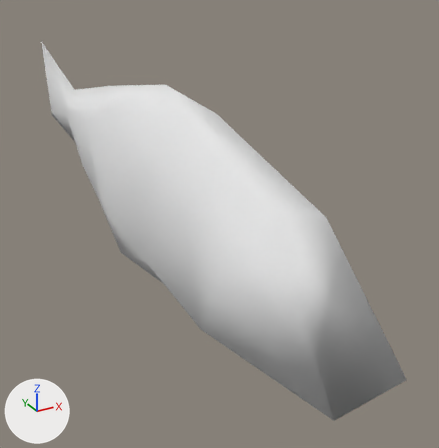
Renders of the OBJ model data/models/trout.obj from each side of a commit.
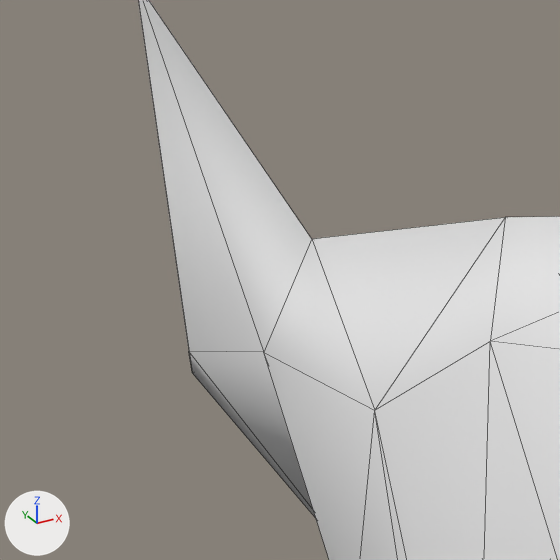
There are two pictures of each version: one whole from a 50 mm lens placed at (-0.0541, -0.1075, 0.0493), pointed at (0.016, 0.02, -0.0145), one close up on the part from 4% to 28% of the width and 10% to 34% of the height. Arrows for +X, +Y and +Z are at lower left; the lights stay in place. The close-ups show mesh edges as thin lines. Where no turn or scale is listed for an object, it has been applied to the vertices.

In view in the first close-up: 'trout'.
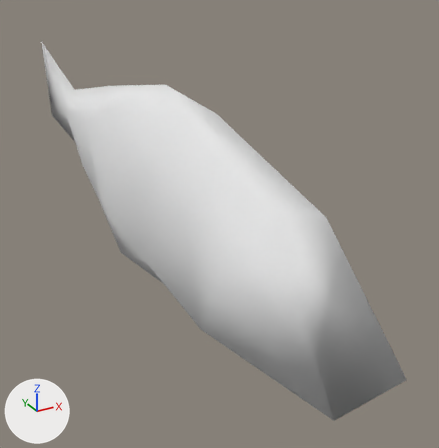
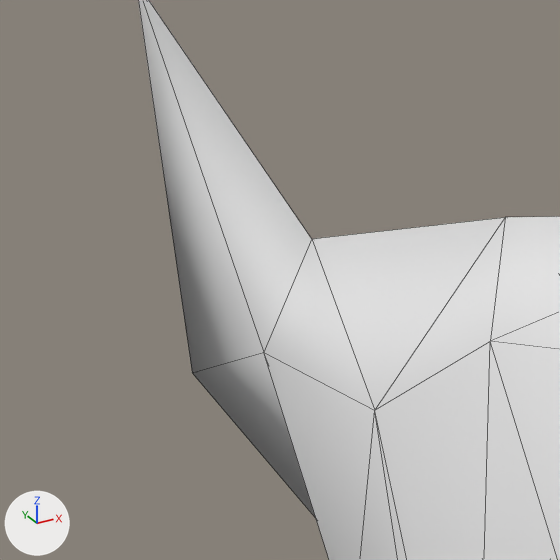
Location of each change, [x1, y1, x2, y2] in pixels of the close-ups (560 x 560 px):
```json
{"part": 1, "of": "me_trout", "change": "cut back", "before": [138, 0, 316, 518], "after": [138, 0, 316, 518]}
```

Scene script edits in JSON lines:
```json
{"block": "me_trout", "where": "me_trout.from_pydata(...)  # 41 vertices, 78 faces; spans x -0.011..0.011, y -0.055..0.127, z -0.024..0.024"}
{"block": "me_trout", "where": "# used by ob_trout; location = (0.0, 0.0, 0.0)"}
{"block": "me_trout", "where": "# verts and faces of me_trout; kept vertices keep their numbers, new ones are numbered from 41"}
{"block": "me_trout", "where": "# before: 14 (0.0, 0.084, -0.009), 18 (0.0, 0.127, 0.021), 19 (0.001, 0.125, -0.006) at pixel (192, 372), 37 (-0.002, 0.094, 0.002) at pixel (263, 352), 40 (-0.002, 0.116, -0.002) at pixel (188, 351)"}
{"block": "me_trout", "change": "me_trout part 1"}
{"op": "add", "block": "me_trout", "code": "delete_vertices([40])  # with the faces that use them"}
{"op": "add", "block": "me_trout", "code": "faces += [(18, 19, 37), (14, 37, 19)]  # mat_material_1 (white #e7e7e7)"}
```
